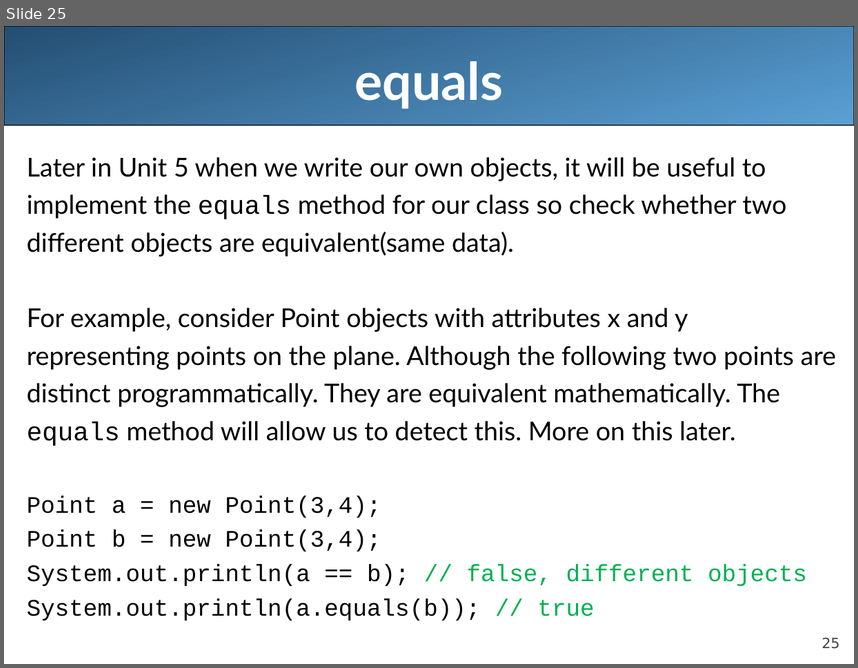
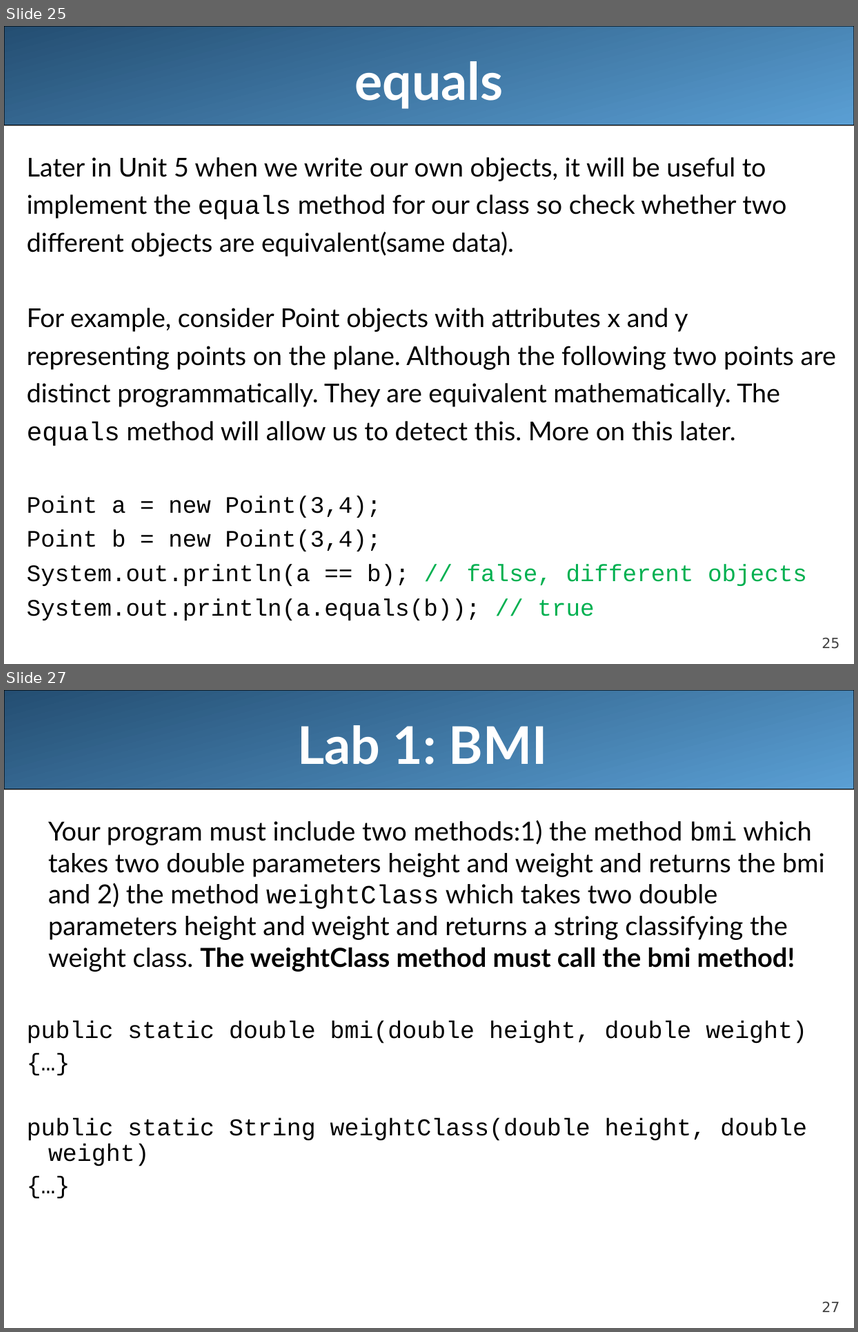
Before and after one commit to LongBaoNguyen/longbaonguyen.github.io, a slide deck: courses/apcsa/lecture9.ppt. Shown one above the other, each under a label of ours: slide 25 before the commit, slides 25 and 27 after it; the slides between them are not shown. The pictures are 858x668 and 858x1332 pixels, drawn with LibreOffice and Linux fonts; fonts in the diff are those of the drawing. Boxes give left, top, right and bottom in pixels: in the first picture for what was removed or moved away, otherwise in the second. Text is boxed around its words. In the diff, an @@ line names an element or a change of style, - is before the commit and + after.

```diff
--- a/courses/apcsa/lecture9.ppt
+++ b/courses/apcsa/lecture9.ppt
@@ slide 27 added at <box>4,690,854,1328</box>, background #FFFFFF; not listed: 2 template elements that a slide beside it also shows @@
@@ title added at <box>297,725,548,765</box>, 44 pt, text #FFFFFF, bold @@
+Lab 1: BMI
@@ text added at <box>27,820,825,1166</box>, 22.2 pt, text #000000 @@
+Your program must include two methods:1) the method bmi which takes two double parameters height and weight and returns the bmi and 2) the method weightClass which takes two double parameters height and weight and returns a string classifying the weight class. The weightClass method must call the bmi method!
+public static double bmi(double height, double weight)
+{…}
+public static String weightClass(double height, double weight)
+{…}
```
Also in this commit, not shown: 2 other slides added, 4 other files.
